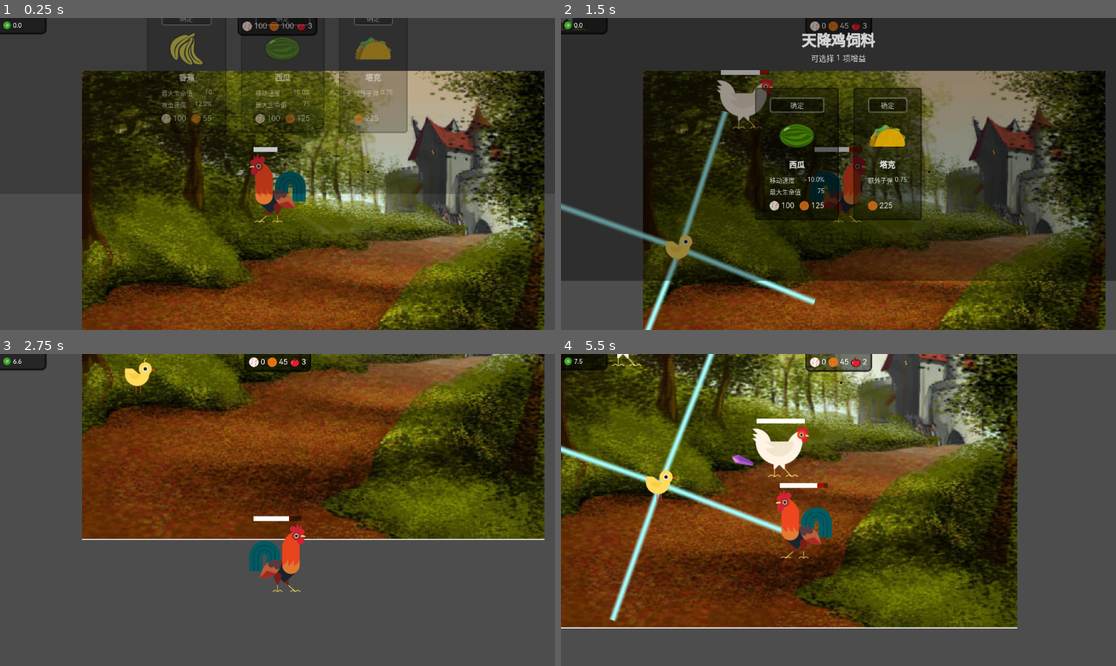
Above: before the commit, frames 1-4 (two rows, left to right).
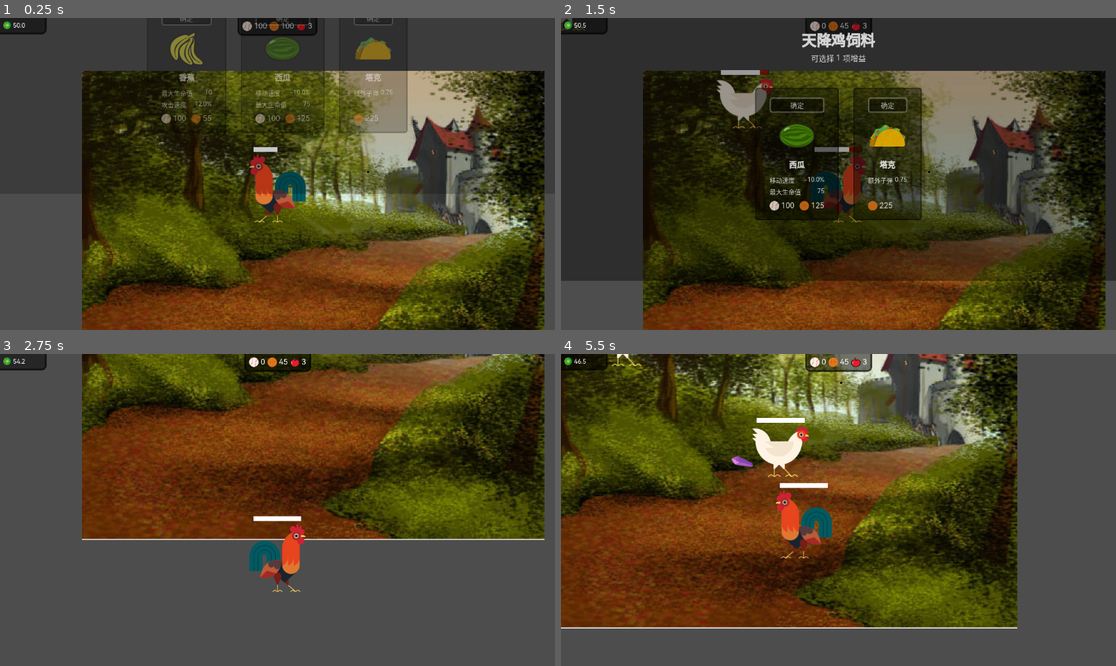
Above: after the commit, the same moments.

Repository: Rundll86/ChickenVSBear
Game: Godot game, scene res://components/Scenes/World.tscn
Two runs of this game, one before a commit and one after it. Both use one fixed random seed, a clock stepped at 60 frames per second and the inputs below. The engine's default icon, where the game draws it, is replaced by a stand-in: a white triangle on a blue panel in a dark square.
Inputs (mouse positions are in pixels of both pictures, inside the frame that each line leads up to):
- Up to frame 1 (0.25 s): no input
- Up to frame 2 (1.5 s): move the mouse to (960, 158) at 0.52 s; press the mouse at (960, 158) at 0.53 s; hold D (m_right) 0.53-1.25 s; tap Space (sprint) at 0.8 s; release the mouse at (960, 158) at 1.25 s; click "确定" at 1.25 s
- Up to frame 3 (2.75 s): move the mouse to (166, 525) at 2.02 s; hold S (m_down) from 2.03 s (still down); tap Space (sprint) at 2.1 s; click (166, 525) at 2.3 s
- Up to frame 4 (5.5 s): move the mouse to (894, 441) at 2.77 s; release S (m_down) at 2.78 s; press the mouse at (894, 441) at 2.78 s; hold D (m_right) 2.78-3.53 s; tap Space (sprint) at 3.05, 4.35 s; move the mouse to (810, 572) at 3.52 s; release the mouse at (810, 572) at 3.53 s; hold W (m_up) 3.53-4.28 s; tap R (heal) at 3.6 s; click (810, 572) at 3.8 s; move the mouse to (1005, 556) at 4.27 s; hold A (m_left) from 4.28 s (still down); move the mouse to (672, 463) at 5.02 s; click (672, 463) at 5.1 s

The runs differ from the first frame. In frame 1, less than 0.1% of the frame differs, in the area x 2-5%, y 1-4%; in frame 2, 2.2%; in frame 3, 0.3%; in frame 4, 2.7%, in the area x 0-56%, y 0-86%.

Commit message:
feat: 添加能量属性到角色，更新攻击逻辑以消耗能量

Diff:
--- a/components/Characters/Chick.tscn
+++ b/components/Characters/Chick.tscn
@@ -37,6 +37,7 @@
 drops = Array[int]([0, 1])
 dropCounts = Array[Vector2]([Vector2(10, 20), Vector2(7, 14)])
 appleCount = Vector2i(2, 6)
+energy = 1000.0
 
 [node name="hurt" parent="sounds" index="3"]
 stream = ExtResource("3_ik1xf")
--- a/components/Characters/Hen.tscn
+++ b/components/Characters/Hen.tscn
@@ -36,8 +36,9 @@
 cooldownUnit = 500.0
 drops = Array[int]([0, 1])
 dropCounts = Array[Vector2]([Vector2(4, 8), Vector2(2, 6)])
+energy = 1000.0
 
-[node name="hurt" parent="sounds" index="2"]
+[node name="hurt" parent="sounds" index="3"]
 stream = ExtResource("3_ojyt7")
 
 [node name="texture" parent="." index="1"]
--- a/components/Characters/Rooster.tscn
+++ b/components/Characters/Rooster.tscn
@@ -38,6 +38,7 @@
 [node name="Rooster" instance=ExtResource("1_e5pl8")]
 script = ExtResource("2_oqdqd")
 cooldownUnit = 200.0
+energy = 50.0
 
 [node name="sprint" parent="sounds" index="0"]
 stream = ExtResource("4_66s6c")
--- a/scripts/Contents/Characters/Chick.gd
+++ b/scripts/Contents/Characters/Chick.gd
@@ -6,7 +6,7 @@
 const laserCount = 4
 
 func _ready():
-	fields[FieldStore.Entity.MAX_HEALTH] = 1000
+	fields[FieldStore.Entity.MAX_HEALTH] = 2000
 	fields[FieldStore.Entity.MOVEMENT_SPEED] = 0.1
 	super._ready()
 
@@ -22,13 +22,13 @@
 	if type == 0:
 		var weaponPos = findWeaponAnchor("normal")
 		for i in randi_range(10, 20):
-			BulletBase.generate(preload("res://components/Bullets/Diamond.tscn"), self, weaponPos + MathTool.randv2_range(20), rotation + deg_to_rad(randf_range(-90, 90)))
+			return BulletBase.generate(preload("res://components/Bullets/Diamond.tscn"), self, weaponPos + MathTool.randv2_range(20), rotation + deg_to_rad(randf_range(-90, 90)))
 	elif type == 1:
 		for i in range(laserCount):
-			BulletBase.generate(preload("res://components/Bullets/Laser.tscn"), self, texture.global_position, deg_to_rad(90 * i))
+			return BulletBase.generate(preload("res://components/Bullets/Laser.tscn"), self, texture.global_position, deg_to_rad(90 * i))
 	elif type == 2:
 		var weaponPos = findWeaponAnchor("normal")
 		var target = weaponPos.angle_to_point(currentFocusedBoss.position)
 		firepot.global_rotation = target
 		firepot.shot()
-		BulletBase.generate(preload("res://components/Bullets/FireScan.tscn"), self, weaponPos, target)
+		return BulletBase.generate(preload("res://components/Bullets/FireScan.tscn"), self, weaponPos, target)
--- a/scripts/Contents/Characters/Hen.gd
+++ b/scripts/Contents/Characters/Hen.gd
@@ -12,4 +12,4 @@
 func attack(type):
 	if type == 0:
 		var weaponPos = findWeaponAnchor("normal")
-		BulletBase.generate(preload("res://components/Bullets/HenBomb.tscn"), self, weaponPos, 0)
+		return BulletBase.generate(preload("res://components/Bullets/HenBomb.tscn"), self, weaponPos, 0)
--- a/scripts/Contents/Characters/Rooster.gd
+++ b/scripts/Contents/Characters/Rooster.gd
@@ -22,7 +22,7 @@
 func attack(type):
 	if type == 0:
 		var weaponPos = findWeaponAnchor("normal")
-		BulletBase.generate(preload("res://components/Bullets/PurpleCrystal.tscn"), self, weaponPos, (get_global_mouse_position() - weaponPos).angle())
+		return BulletBase.generate(preload("res://components/Bullets/PurpleCrystal.tscn"), self, weaponPos, (get_global_mouse_position() - weaponPos).angle())
 func sprint():
 	move(Vector2(
 		Input.get_axis("m_left", "m_right"),
--- a/scripts/Contents/Wave.gd
+++ b/scripts/Contents/Wave.gd
@@ -13,7 +13,7 @@
 static var data: Array[Wave] = [
 	# entity, minCount, maxCount, isBoss, from, to, per
 	create(preload("res://components/Characters/Hen.tscn"), 1, 5, false, 0, INF, 1),
-	create(preload("res://components/Characters/Chick.tscn"), 0, 0, true, 0, INF, 1)
+	create(preload("res://components/Characters/Chick.tscn"), 0, 0, true, 8, INF, 1)
 ]
 
 static func create(
--- a/scripts/Statemachine/BulletBase.gd
+++ b/scripts/Statemachine/BulletBase.gd
@@ -10,6 +10,7 @@
 @export var lifeTime: float = -1 # -1表示无限时间
 @export var indisDamage: bool = false # 是否无差别伤害（不区分敌我）
 @export var canDamageSelf: bool = false # 是否可以伤害发射者
+@export var needEnergy: float = 4.0 # 发射时需要消耗的能量
 
 var launcher: EntityBase = null
 var spawnInWhen: float = 0
@@ -37,12 +38,14 @@
 	if !indisDamage && !GameRule.allowFriendlyFire:
 		if entity.isPlayer() == launcher.isPlayer(): return
 	entity.takeDamage(self, MathTool.rate(launcher.fields.get(FieldStore.Entity.CRIT_RATE)))
-	if !MathTool.rate(fullPenerate(entity)):
+	if MathTool.rate(fullPenerate()):
+		fields[FieldStore.Bullet.PENERATE] -= entity.fields[FieldStore.Entity.PENARATION_RESISTANCE]
+	else:
 		destroy()
 func forward(direction: Vector2):
 	position += direction.normalized() * fields.get(FieldStore.Bullet.SPEED) * GameRule.bulletSpeedMultiplier
-func fullPenerate(target: EntityBase):
-	return fields.get(FieldStore.Bullet.PENERATE) * (1 + launcher.fields.get(FieldStore.Entity.PENERATE)) - target.fields.get(FieldStore.Entity.PENARATION_RESISTANCE)
+func fullPenerate():
+	return fields.get(FieldStore.Bullet.PENERATE) + launcher.fields.get(FieldStore.Entity.PENERATE)
 
 func ai():
 	pass
@@ -61,10 +64,13 @@
 	var instances = []
 	for i in range(count):
 		var instance: BulletBase = bullet.instantiate()
+		if launchBy.energy < instance.needEnergy:
+			continue
+		launchBy.energy -= instance.needEnergy
 		instance.launcher = launchBy
 		instance.position = spawnPosition
 		instance.rotation = spawnRotation + deg_to_rad(randf_range(-launchBy.fields.get(FieldStore.Entity.OFFSET_SHOOT), launchBy.fields.get(FieldStore.Entity.OFFSET_SHOOT)))
 		if addToWorld:
 			WorldManager.rootNode.add_child(instance)
 		instances.append(instance)
-	return instances
+	return len(instances)
--- a/scripts/Statemachine/EntityBase.gd
+++ b/scripts/Statemachine/EntityBase.gd
@@ -46,7 +46,7 @@
 @onready var damageAnchor: Node2D = $"%damageAnchor"
 
 var health: float = 0
-var energy: float = 0
+@export var energy: float = 0
 var sprinting: bool = false
 
 var lastDirection: int = 1
@@ -68,10 +68,10 @@
 		currentFocusedBoss = get_tree().get_nodes_in_group("players")[0]
 func _process(_delta):
 	health = clamp(health, 0, fields.get(FieldStore.Entity.MAX_HEALTH))
-	animatree.set("parameters/blend_position", lerpf(animatree.get("parameters/blend_position"), lastDirection, 0.1))
 	for i in inventory:
 		inventory[i] = clamp(inventory[i], 0, inventoryMax[i])
 func _physics_process(_delta: float) -> void:
+	animatree.set("parameters/blend_position", lerpf(animatree.get("parameters/blend_position"), lastDirection, 0.1))
 	if sprinting:
 		velocity *= 0.9
 		if velocity.length() <= 100:
@@ -81,6 +81,7 @@
 		if isPlayer() or is_instance_valid(currentFocusedBoss):
 			ai()
 	move_and_slide()
+	storeEnergy(0.05)
 
 # 通用方法
 func displace(direction: Vector2, isSprinting: bool = false):
@@ -96,11 +97,11 @@
 	var damage = baseDamage + baseDamage * int(crit) * fields.get(FieldStore.Entity.CRIT_DAMAGE)
 	if sprinting:
 		playSound("miss")
-		storeEnergy(damage * 0.5)
+		storeEnergy(damage * 1.5)
 		damage = 0
 	else:
 		playSound("hurt")
-		bullet.launcher.storeEnergy(damage * 0.25)
+		bullet.launcher.storeEnergy(damage * 0.5)
 	health -= damage
 	DamageLabel.create(damage, crit, damageAnchor.global_position + MathTool.randv2_range(GameRule.damageLabelSpawnOffset))
 	if isBoss and bullet.launcher.isPlayer():
@@ -122,8 +123,8 @@
 func tryAttack(type: int):
 	var state = startCooldown()
 	if state:
-		playSound("attack" + str(type))
-		attack(type)
+		if attack(type):
+			playSound("attack" + str(type))
 	return state
 func trySprint():
 	playSound("sprint")
